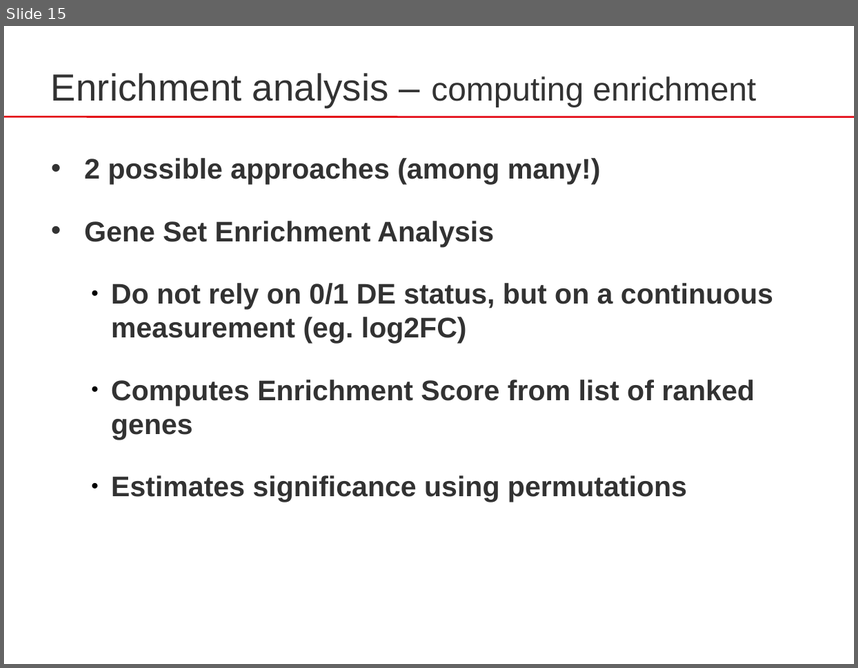
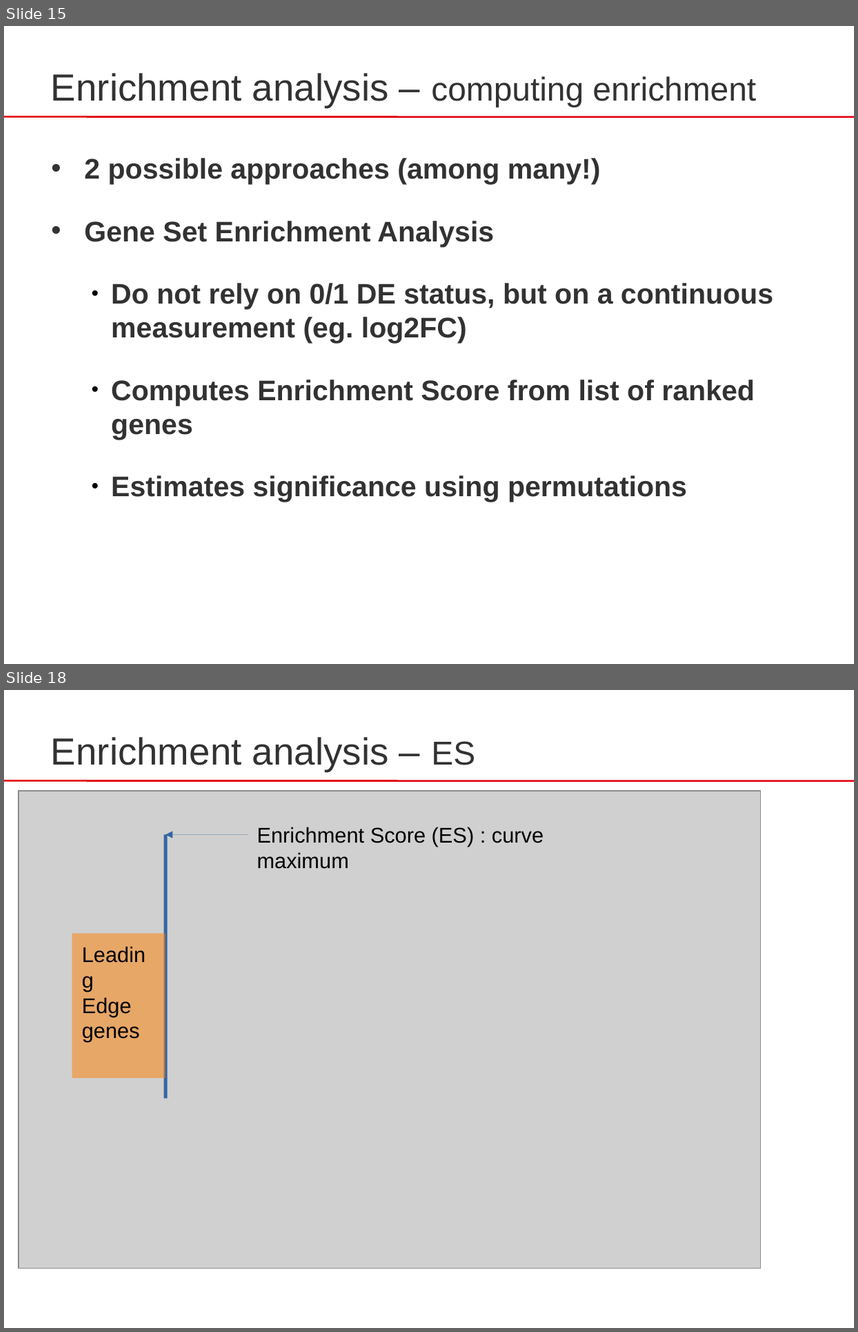
Before and after one commit to sib-swiss/RNAseq-introduction-training, a slide deck: docs/assets/pptx/RNA-Seq_07_Enrichment_analysis.pptx. Shown one above the other, each under a label of ours: slide 15 before the commit, slides 15 and 18 after it; the slides between them are not shown. The pictures are 858x668 and 858x1332 pixels, drawn with LibreOffice and Linux fonts; fonts in the diff are those of the drawing; grey boxes stand for pictures. Boxes give left, top, right and bottom in pixels: in the first picture for what was removed or moved away, otherwise in the second. Text is boxed around its words. In the diff, an @@ line names an element or a change of style, - is before the commit and + after.

```diff
--- a/docs/assets/pptx/RNA-Seq_07_Enrichment_analysis.pptx
+++ b/docs/assets/pptx/RNA-Seq_07_Enrichment_analysis.pptx
@@ slide 18 added at box(4, 690, 854, 1328), background #FFFFFF; not listed: 1 template element that a slide beside it also shows @@
@@ text added at box(51, 737, 475, 771), 32 pt, text #323232 @@
+Enrichment analysis – ES
@@ picture added at box(18, 791, 760, 1268) @@
@@ line added from (165, 834) to (165, 1098), #3465A4 3 pt @@
@@ arrow added from (249, 834) to (165, 834), #3465A4 0.75 pt @@
@@ text added at box(257, 827, 544, 869), 18 pt, text #000000 @@
+Enrichment Score (ES) : curve maximum
@@ rectangle added at box(72, 933, 165, 1078), fill #FF8000 at 50% opacity @@
@@ text added at box(82, 997, 140, 1042), 18 pt, text #000000 @@
+Leading
+Edge
+genes
```
Also in this commit, not shown: 1 slide changed, 4 other slides added, 2 other files.
